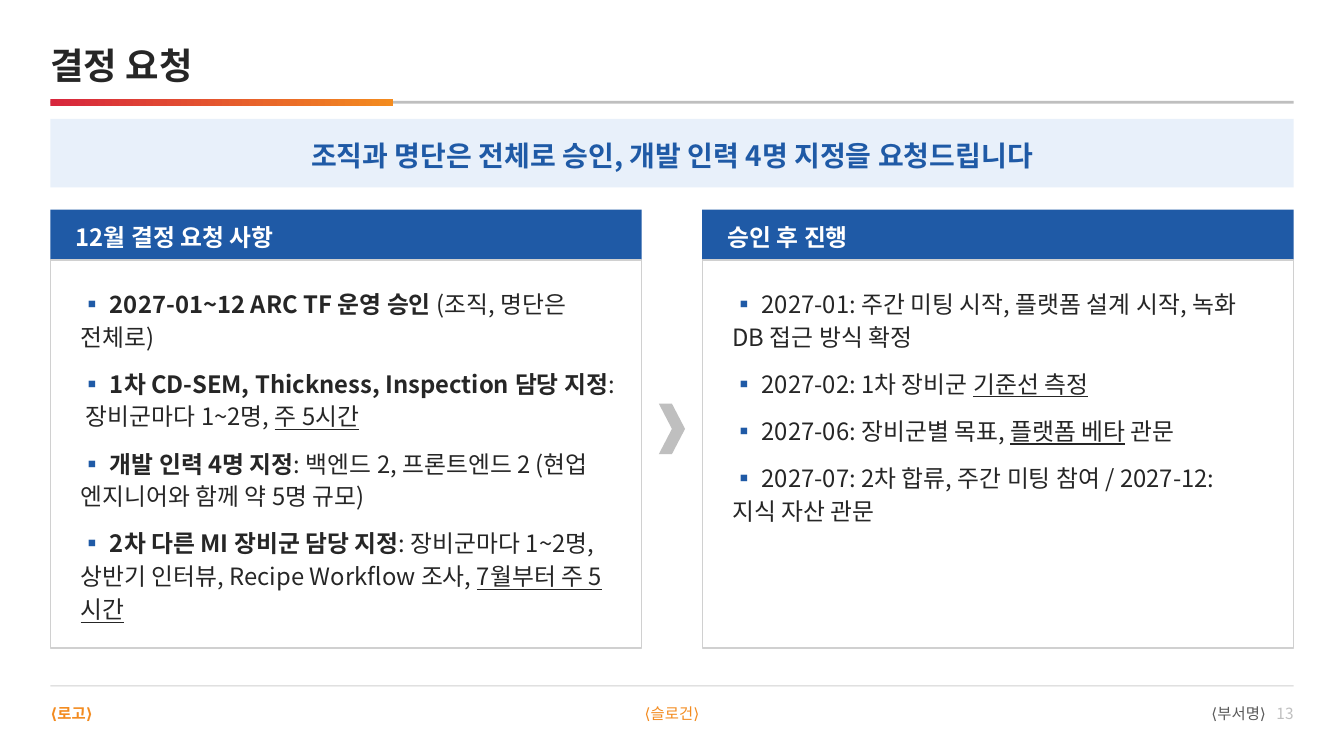
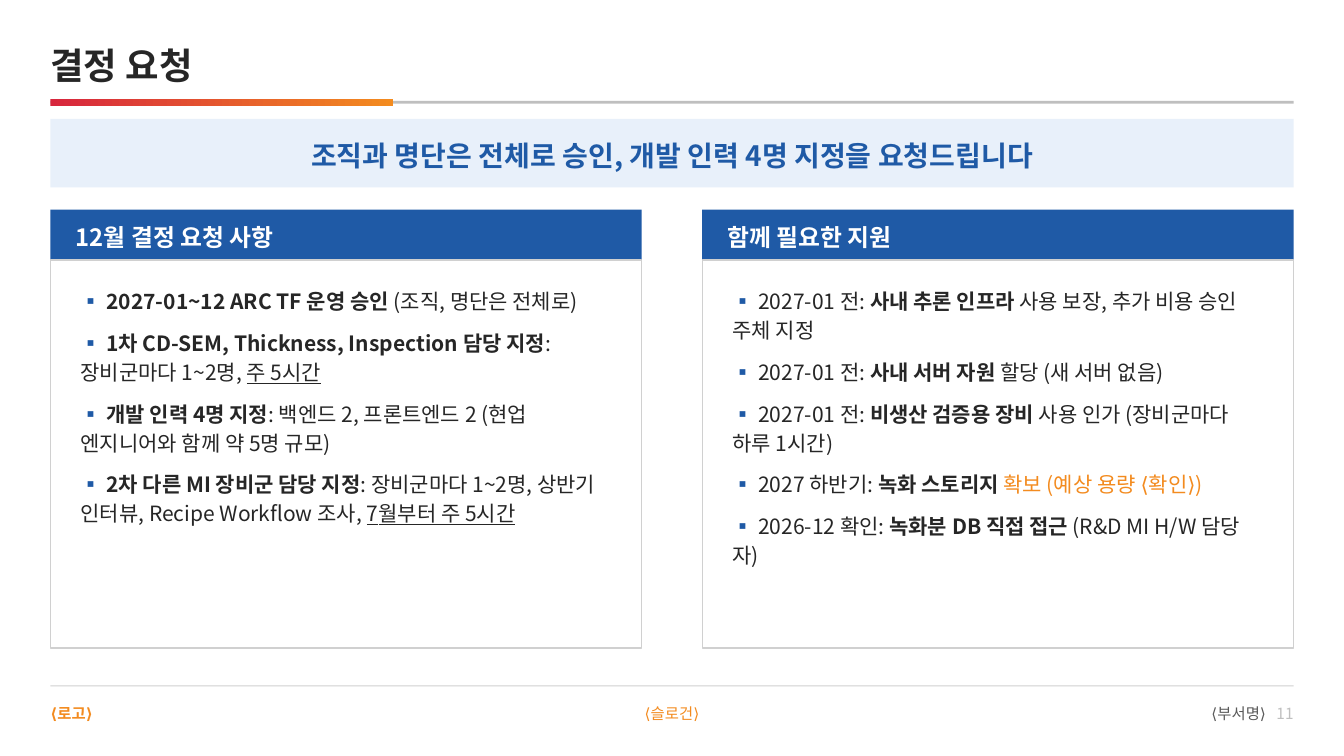
Before and after one commit to DarrenKoi/pm_notes, a slide deck: slide 11 of my-task/arc-tf/deliverables/arc-tf-proposal.pptx (slide 13 before the commit). Drawn at 1344x756 pixels with LibreOffice and Linux fonts; fonts in the diff are those of the drawing. Boxes give left, top, right and bottom in pixels: in the first picture for what was removed or moved away, otherwise in the second. Text is boxed around its words. In the diff, an @@ line names an element or a change of style, - is before the commit and + after.

```diff
--- a/my-task/arc-tf/deliverables/arc-tf-proposal.pptx
+++ b/my-task/arc-tf/deliverables/arc-tf-proposal.pptx
@@ text at <box>727,226,892,248</box>: text changed @@
-승인 후 진행
+함께 필요한 지원
@@ text "▪ 2027-01~12 ARC TF 운영 ..." at <box>81,291,595,526</box>: size 17 to 15 pt; less space between paragraphs @@
@@ text at <box>732,291,1240,567</box>: text changed; size 17 to 15 pt @@
-▪ 2027-01: 주간 미팅 시작, 플랫폼 설계 시작, 녹화 DB 접근 방식 확정
-▪ 2027-02: 1차 장비군 기준선 측정
-▪ 2027-06: 장비군별 목표, 플랫폼 베타 관문
-▪ 2027-07: 2차 합류, 주간 미팅 참여 / 2027-12: 지식 자산 관문
+▪ 2027-01 전: 사내 추론 인프라 사용 보장, 추가 비용 승인 주체 지정
+▪ 2027-01 전: 사내 서버 자원 할당 (새 서버 없음)
+▪ 2027-01 전: 비생산 검증용 장비 사용 인가 (장비군마다 하루 1시간)
+▪ 2027 하반기: 녹화 스토리지 확보 (예상 용량 ⟨확인⟩)
+▪ 2026-12 확인: 녹화분 DB 직접 접근 (R&D MI H/W 담당자)
@@ chevron removed at <box>659,403,686,454</box> @@
@@ text at <box>1217,706,1293,720</box>: text changed @@
-⟨부서명⟩ 13
+⟨부서명⟩ 11
```
Also in this commit, not shown: 5 other slides changed, 3 slides removed, 9 other files.
